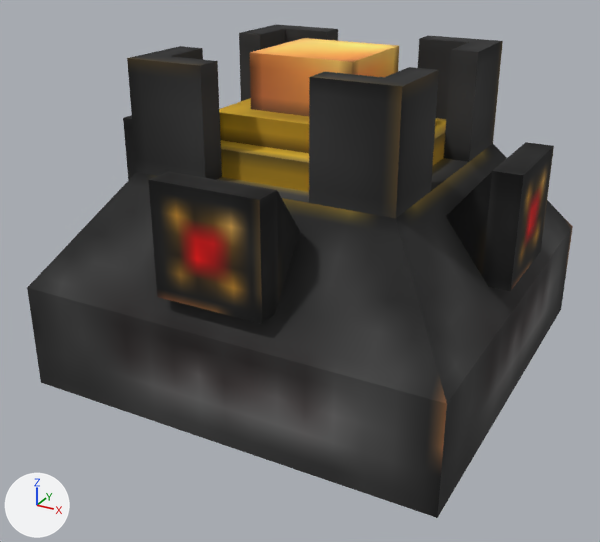
Before and after pictures for a commit that changed the OBJ model src/main/resources/assets/thaumicaugmentation/models/block/stability_field_generator_static.obj.
Rendered twice from a 50 mm lens placed at (1.372, -2.208, 1.107), pointed at (0.473, -0.573, 0.29). The lights are fixed; the arrows at lower left show +X, +Y and +Z. Where no turn or scale is listed for an object, it has been applied to the vertices.

In view in the first picture: 'Base_Cube.006', 'Corners_Cube.017', 'Power_Ports_Cube.003'.
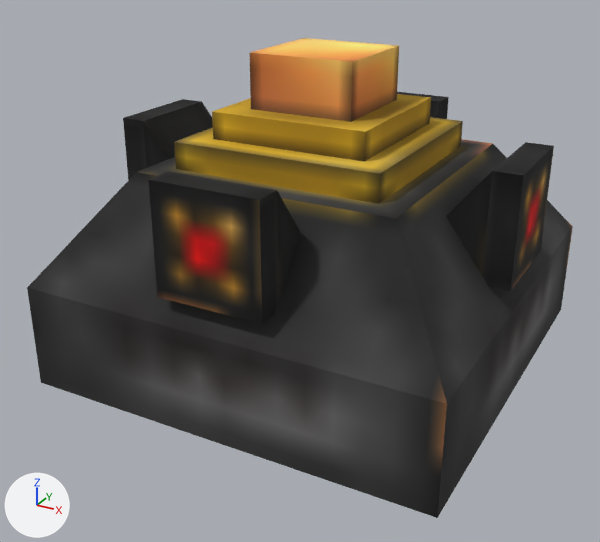
Pixel boxes [x1, y1, x2, y2] of what changed, in the pictures (600 x 542 px):
'Corners_Cube.017', deleted (black)
    before: [127, 24, 503, 218]

The change, as a diff of the scene's bpy script:
```diff
--- a/src/main/resources/assets/thaumicaugmentation/models/block/stability_field_generator_static.obj.py
+++ b/src/main/resources/assets/thaumicaugmentation/models/block/stability_field_generator_static.obj.py
@@ ob_corners_cube_017 @@
-ob_corners_cube_017 = bpy.data.objects.new('Corners_Cube.017', me_corners_cube_017)
-ob_corners_cube_017.location = (0.0, 0.0, 0.0)
```
